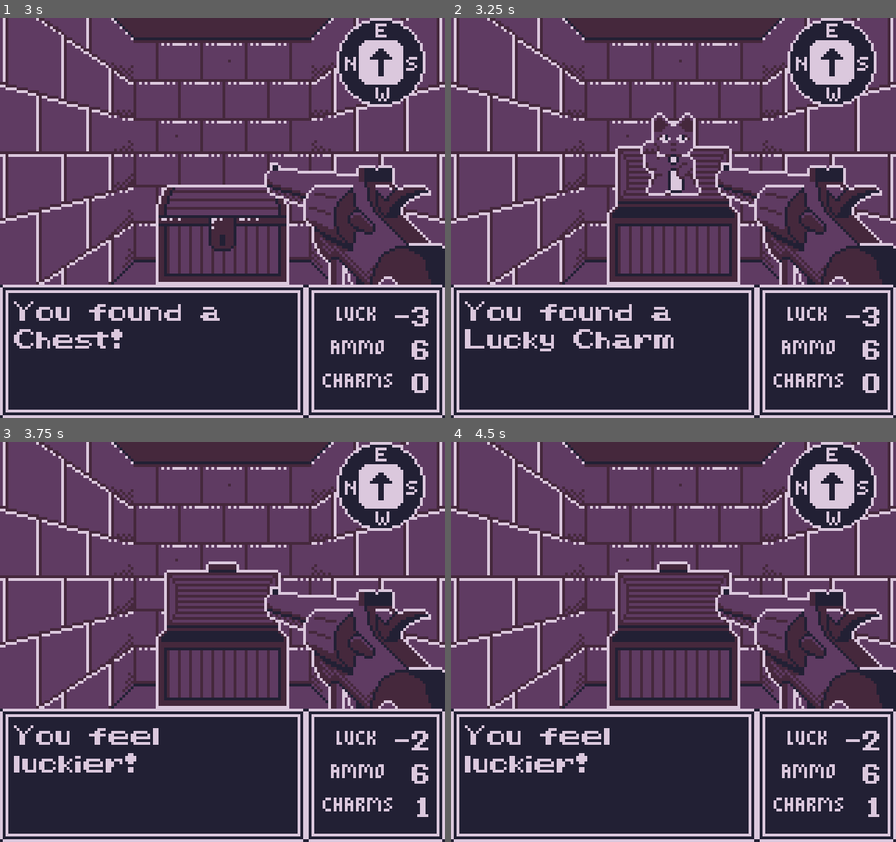
Above: before the commit, frames 1-4 (two rows, left to right).
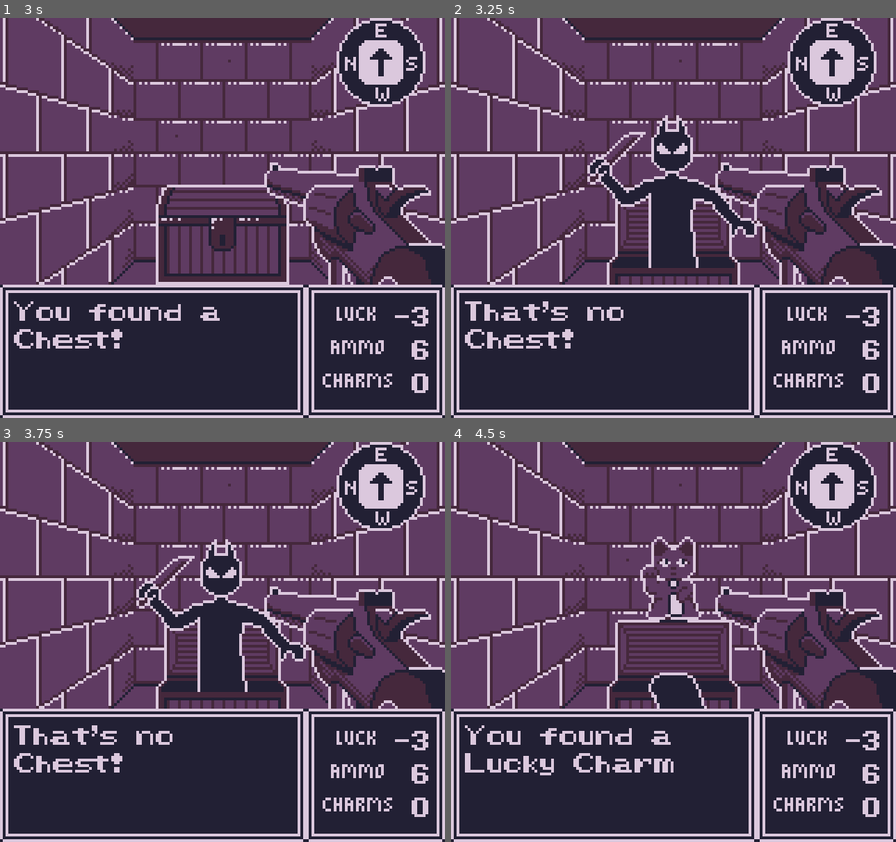
Above: after the commit, the same moments.

Repository: GartTheSkeleton/GameboyDungeon
Game: Godot game, scene res://src/Game/gameworld.tscn
The game is run twice, just before and just after one commit, with the same random seed, the same clock (stepped at 60 frames per second) and the same inputs.
Inputs:
- Up to frame 1 (3 s): tap Enter at 0.5, 2 s; hold Right (Right) 0.53-1.28 s; tap Z (A) at 0.6, 1.55, 2.1 s; tap X (B) at 0.8, 1.35, 2.3, 2.85 s; tap Space at 1.25, 2.75 s; hold Left (Left) 1.28-2.03 s; hold Right (Right) 2.03-2.78 s; hold Up (Up) from 2.78 s (still down)
- Up to frame 2 (3.25 s): keep holding Up (Up); tap Z (A) at 3.05 s
- Up to frame 3 (3.75 s): tap Enter at 3.5 s; release Up (Up) at 3.53 s; hold Left (Left) from 3.53 s (still down); tap Z (A) at 3.6 s
- Up to frame 4 (4.5 s): keep holding Left (Left); tap X (B) at 3.8, 4.35 s; tap Space at 4.25 s

Frame 1 is identical in both runs. In frame 2, 10% of the frame differs, in the area x 3-69%, y 23-84%; in frame 3, 9.8%; in frame 4, 8.6%.

Commit message:
add mimic

Diff:
--- /dev/null
+++ b/src/Assets/Definitions/Entities/Actors/entity_definition_mimic.tres
@@ -0,0 +1,39 @@
+[gd_resource type="Resource" script_class="EntityDefinition" load_steps=10 format=3 uid="uid://bfybupytfifkq"]
+
+[ext_resource type="Script" uid="uid://duxtebnoobju8" path="res://src/Entities/entity_definition.gd" id="1_rg638"]
+[ext_resource type="Texture2D" uid="uid://fcaijomwywid" path="res://src/Assets/Entities/mimic_dead.png" id="1_rxcct"]
+[ext_resource type="Script" uid="uid://n8b0mqkp6t6i" path="res://src/Assets/Definitions/Components/fighter_component_definition.gd" id="2_1r42d"]
+[ext_resource type="Script" uid="uid://42lu0e0nlk5b" path="res://src/Assets/Definitions/Components/item_component_definition.gd" id="3_phqd3"]
+[ext_resource type="Texture2D" uid="uid://cj8t6tf1lrxr4" path="res://src/Assets/Entities/chest_closed.png" id="5_1r42d"]
+
+[sub_resource type="AtlasTexture" id="AtlasTexture_6roke"]
+atlas = ExtResource("1_rxcct")
+
+[sub_resource type="Resource" id="Resource_0rwkg"]
+script = ExtResource("2_1r42d")
+max_hp = 10
+power = 4
+luck = 0
+ammo = 0
+charms = 0
+death_texture = SubResource("AtlasTexture_6roke")
+metadata/_custom_type_script = "uid://n8b0mqkp6t6i"
+
+[sub_resource type="Resource" id="Resource_4l5gk"]
+script = ExtResource("3_phqd3")
+remain_after_use = true
+is_activated = false
+metadata/_custom_type_script = "uid://42lu0e0nlk5b"
+
+[sub_resource type="AtlasTexture" id="AtlasTexture_phqd3"]
+atlas = ExtResource("5_1r42d")
+
+[resource]
+script = ExtResource("1_rg638")
+name = "Chest"
+texture = SubResource("AtlasTexture_phqd3")
+is_blocking_movement = false
+is_mimic = true
+fighter_definition = SubResource("Resource_0rwkg")
+item_definition = SubResource("Resource_4l5gk")
+metadata/_custom_type_script = "uid://duxtebnoobju8"
--- /dev/null
+++ b/src/Assets/Definitions/Entities/Textures/mimic_attack_texture.tres
@@ -0,0 +1,6 @@
+[gd_resource type="AtlasTexture" load_steps=2 format=3 uid="uid://teusvtr6bmvi"]
+
+[ext_resource type="Texture2D" uid="uid://cwm70uea1sep7" path="res://src/Assets/Entities/mimic_attack.png" id="1_xcmaw"]
+
+[resource]
+atlas = ExtResource("1_xcmaw")
--- /dev/null
+++ b/src/Assets/Definitions/Entities/Textures/mimic_hurt_texture.tres
@@ -0,0 +1,6 @@
+[gd_resource type="AtlasTexture" load_steps=2 format=3 uid="uid://c2tx105ckw08h"]
+
+[ext_resource type="Texture2D" uid="uid://2y3hbe1uwwe2" path="res://src/Assets/Entities/mimic_hurt.png" id="1_bkn7l"]
+
+[resource]
+atlas = ExtResource("1_bkn7l")
--- /dev/null
+++ b/src/Assets/Definitions/Entities/Textures/mimic_idle_texture.tres
@@ -0,0 +1,6 @@
+[gd_resource type="AtlasTexture" load_steps=2 format=3 uid="uid://qpbk4ear3k4b"]
+
+[ext_resource type="Texture2D" uid="uid://bb6bqibogn523" path="res://src/Assets/Entities/mimic.png" id="1_vtila"]
+
+[resource]
+atlas = ExtResource("1_vtila")
--- a/src/Entities/Actors/Actions/interact_action.gd
+++ b/src/Entities/Actors/Actions/interact_action.gd
@@ -3,7 +3,6 @@
 
 func perform(game: Game, entity: Entity) -> void:
 	var map_data: MapData = game.get_map_data()
-	var interactable_entity_names = ["Key", "Lucky Charm", "Chest"]
 	var interactable_entity = map_data.get_item_at_location(entity.grid_position)
 	if !interactable_entity:
 		return
--- a/src/Entities/Actors/Components/fighter_component.gd
+++ b/src/Entities/Actors/Components/fighter_component.gd
@@ -19,7 +19,6 @@
 	hp = definition.max_hp
 	power = definition.power
 	death_texture = definition.death_texture
-	#death_color = definition.death_color
 
 func heal(amount: int) -> int:
 	if hp == max_hp:
@@ -35,7 +34,6 @@
 	hp -= amount
 
 func die() -> void:
-	print('dead')
 	var death_message: String
 	if get_map_data().player == entity:
 		death_message = "You died!"
@@ -45,10 +43,7 @@
 	MessageLog.send_message(death_message)
 	if death_texture:
 		entity.texture = death_texture
-	#entity.modulate = death_color
-	#entity.ai_component.queue_free()
-	#entity.ai_component = null
 	entity.entity_name = "Remains of %s" % entity.entity_name
 	entity.blocks_movement = false
-	#get_map_data().unregister_blocking_entity(entity)
-	#entity.type = Entity.EntityType.CORPSE
+	if entity.is_mimic:
+		SignalBus.create_entity.emit(entity.item_component.contents, entity.grid_position)
--- a/src/Entities/Actors/Components/item_component.gd
+++ b/src/Entities/Actors/Components/item_component.gd
@@ -4,6 +4,8 @@
 var remain_after_use: bool
 var is_activated: bool
 var contents: String
+
+var mimic_texture = preload("res://src/Assets/Definitions/Entities/Textures/mimic_idle_texture.tres")
 
 var open_chest_texture: AtlasTexture = preload("res://src/Assets/Definitions/Entities/Textures/open_chest.tres")
 func _init(definition: ItemComponentDefinition, contents: String) -> void:
@@ -19,10 +21,15 @@
 		MessageLog.send_message(message)
 
 func activate(parent_entity: Entity) -> void:
-	if parent_entity.entity_name == "Chest":
+	if parent_entity.entity_name == "Chest" && !parent_entity.is_mimic:
 		parent_entity.texture = open_chest_texture
 		MessageLog.send_message("You open the Chest!")
 		SignalBus.create_entity.emit(contents, parent_entity.grid_position)
+	elif parent_entity.is_mimic:
+		parent_entity.texture = mimic_texture
+		parent_entity.blocks_movement = true
+		parent_entity.entity_name = "That thing"
+		MessageLog.send_message("That's no Chest!")
 	elif parent_entity.entity_name == "Lucky Charm":
 		var player = parent_entity.map_data.player
 		player.luck += 1
--- a/src/Entities/entity.gd
+++ b/src/Entities/entity.gd
@@ -6,6 +6,7 @@
 var fighter_component: FighterComponent
 var item_component: ItemComponent
 var entity_name: String
+var is_mimic: bool
 var blocks_movement: bool
 var sprite: Sprite2D
 var luck: int
@@ -34,6 +35,7 @@
 func set_entity_type(entity_definition: EntityDefinition) -> void:
 	definition = entity_definition
 	entity_name = definition.name
+	is_mimic = definition.is_mimic
 	blocks_movement = definition.is_blocking_movement
 	if entity_definition.texture:
 		texture = entity_definition.texture
--- a/src/Entities/entity_definition.gd
+++ b/src/Entities/entity_definition.gd
@@ -7,6 +7,7 @@
 
 @export_category("Mechanics")
 @export var is_blocking_movement: bool = true
+@export var is_mimic: bool = false
 
 @export_category("Components")
 @export var fighter_definition: FighterComponentDefinition
--- a/src/Game/gameworld.gd
+++ b/src/Game/gameworld.gd
@@ -27,7 +27,8 @@
 	"player": preload("res://src/Assets/Definitions/Entities/Actors/entity_definition_player.tres"),
 	"key": preload("res://src/Assets/Definitions/Entities/Items/entity_definition_key.tres"),
 	"charm": preload("res://src/Assets/Definitions/Entities/Items/entity_definition_charm.tres"),
-	"chest": preload("res://src/Assets/Definitions/Entities/Items/entity_definition_chest.tres")
+	"chest": preload("res://src/Assets/Definitions/Entities/Items/entity_definition_chest.tres"),
+	"mimic": preload("res://src/Assets/Definitions/Entities/Actors/entity_definition_mimic.tres")
 }
 
 var random_remarks = [
@@ -103,7 +104,7 @@
 			entities.add_child(npc)
 			map_data.entities.append(npc)
 		elif random_chance < 3 && room.gridPosition != Vector2i.ZERO:
-			var item := Entity.new(room.gridPosition, entity_types.chest, map_data)
+			var item := Entity.new(room.gridPosition, entity_types.mimic, map_data)
 			item.position.y += 8
 			entities.add_child(item)
 			map_data.entities.append(item)
Binary file added: src/Assets/Entities/mimic.png
Binary file added: src/Assets/Entities/mimic_attack.png
Binary file added: src/Assets/Entities/mimic_dead.png
Binary file added: src/Assets/Entities/mimic_hurt.png
